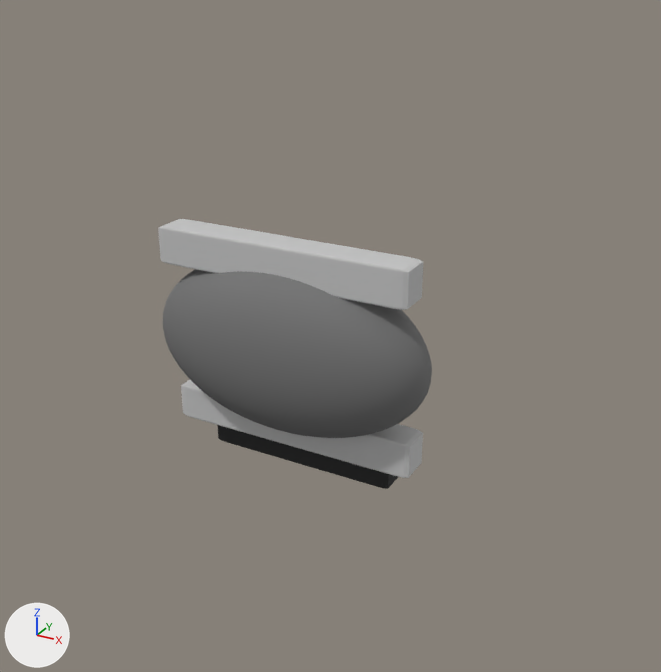
One commit to the glTF model extracted/sprites_live/cannon_barrel/model.glb: the scene before it, then after it.
Rendered twice from a 50 mm camera at (2.49, -4.1, 2.14) aimed at (0.22, 0.01, 0.08). Every picture has the same lights, and +X, +Y and +Z are marked at lower left. The picture after the commit comes second. Where no turn or scale is listed for an object, it has been applied to the vertices.

In view in the first picture: 'dark_foot', 'lower_flange', 'rounded_body', 'upper_flange'.
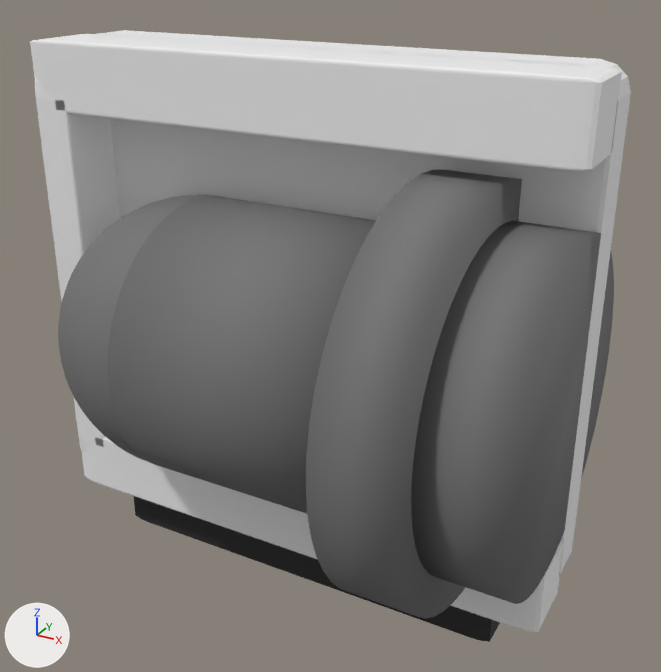
Pixel boxes [x1, y1, x2, y2] of what changed, in the pictures (661 x 672 px):
'upper_flange', recoloured, moved, rescaled (123% wider, 50% taller)
    before: [158, 219, 423, 310]
    after: [30, 34, 622, 171]
'Cylinder', added
    after: [107, 196, 376, 514]
'Cylinder.002', added
    after: [411, 221, 614, 604]
'Cylinder.001', added
    after: [306, 170, 522, 618]
'backplate', added
    after: [99, 30, 631, 576]
'rounded_body', deleted
    before: [163, 269, 432, 438]
'lower_flange', recoloured, moved, rescaled
    before: [181, 380, 423, 478]
    after: [82, 436, 563, 632]
'Sphere', added
    after: [58, 195, 211, 462]
'end_wall', added
    after: [35, 78, 120, 452]
'dark_foot', moved, rescaled (103% wider, 126% taller)
    before: [218, 425, 398, 489]
    after: [134, 496, 500, 642]

Edits to the bpy script that builds the scene:
```text
Change mat_cannon_light:
    mat_cannon_light.base_color: (0.565, 0.565, 0.565) -> (0.871, 0.871, 0.871)  # light grey #c6c6c6 -> white #f0f0f0
Add me_sphere_1:
    me_sphere_1.from_pydata(...)  # 1106 vertices, 2208 faces; spans x -0.8..0.8, y -0.8..0.8, z -0.8..0.8
    me_sphere_1.materials.append(mat_cannon_mid)  # grey #737373
Add me_cube_1:
    me_cube_1.from_pydata(...)  # 56 vertices, 108 faces; spans x -0.12..0.12, y -0.2..0.2, z -1.25..1.25
    me_cube_1.materials.append(mat_cannon_light)  # white #f0f0f0
Add me_cylinder_002:
    me_cylinder_002.from_pydata(...)  # 96 vertices, 188 faces; spans x -0.2..0.2, y -0.9..0.9, z -0.9..0.9
    me_cylinder_002.materials.append(mat_cannon_mid)  # grey #737373
Add me_cylinder_001:
    me_cylinder_001.from_pydata(...)  # a 48-sided cylinder along x spanning x -0.2..0.2, y -1.1..1.1, z -1.1..1.1
    me_cylinder_001.materials.append(mat_cannon_mid)  # grey #737373
Add me_cylinder:
    me_cylinder.from_pydata(...)  # 96 vertices, 188 faces; spans x -0.68..0.68, y -0.8..0.8, z -0.8..0.8
    me_cylinder.materials.append(mat_cannon_mid)  # grey #737373
Add me_cube_001_1:
    me_cube_001_1.from_pydata(...)  # 96 vertices, 188 faces; spans x -1.6..1.6, y -0.15..0.15, z -1.45..1.45
    me_cube_001_1.materials.append(mat_cannon_light)  # white #f0f0f0
Change ob_dark_foot:
    ob_dark_foot.location: (0.0, 0.1, -0.72) -> (0.0, 0.1, -1.45)
    ob_dark_foot.scale: (1.2, 0.16, 0.2) -> (2.6, 0.32, 0.3)
Change ob_lower_flange:
    ob_lower_flange.location: (0.0, 0.0, -0.52) -> (0.0, 0.0, -1.1)
    ob_lower_flange.scale: (1.55, 0.2, 0.22) -> (3.2, 0.4, 0.4)
Remove ob_rounded_body:
    ob_rounded_body = bpy.data.objects.new('rounded_body', me_sphere)
    ob_rounded_body.location = (0.0, -0.06, 0.0)
Change ob_upper_flange:
    ob_upper_flange.location: (0.0, -0.1, 0.52) -> (0.0, 0.0, 1.4)
    ob_upper_flange.scale: (1.55, 0.2, 0.22) -> (3.2, 0.4, 0.4)
Add ob_sphere:
    ob_sphere = bpy.data.objects.new('Sphere', me_sphere_1)
    ob_sphere.location = (-0.55, -0.15, 0.0)
Add ob_end_wall:
    ob_end_wall = bpy.data.objects.new('end_wall', me_cube_1)
    ob_end_wall.location = (-1.48, 0.0, 0.15)
Add ob_cylinder_002:
    ob_cylinder_002 = bpy.data.objects.new('Cylinder.002', me_cylinder_002)
    ob_cylinder_002.location = (1.4, -0.15, 0.0)
Add ob_cylinder_001:
    ob_cylinder_001 = bpy.data.objects.new('Cylinder.001', me_cylinder_001)
    ob_cylinder_001.location = (1.0, -0.15, 0.0)
Add ob_cylinder:
    ob_cylinder = bpy.data.objects.new('Cylinder', me_cylinder)
    ob_cylinder.location = (0.125, -0.15, 0.0)
Add ob_backplate:
    ob_backplate = bpy.data.objects.new('backplate', me_cube_001_1)
    ob_backplate.location = (0.0, 0.3, 0.15)
```
